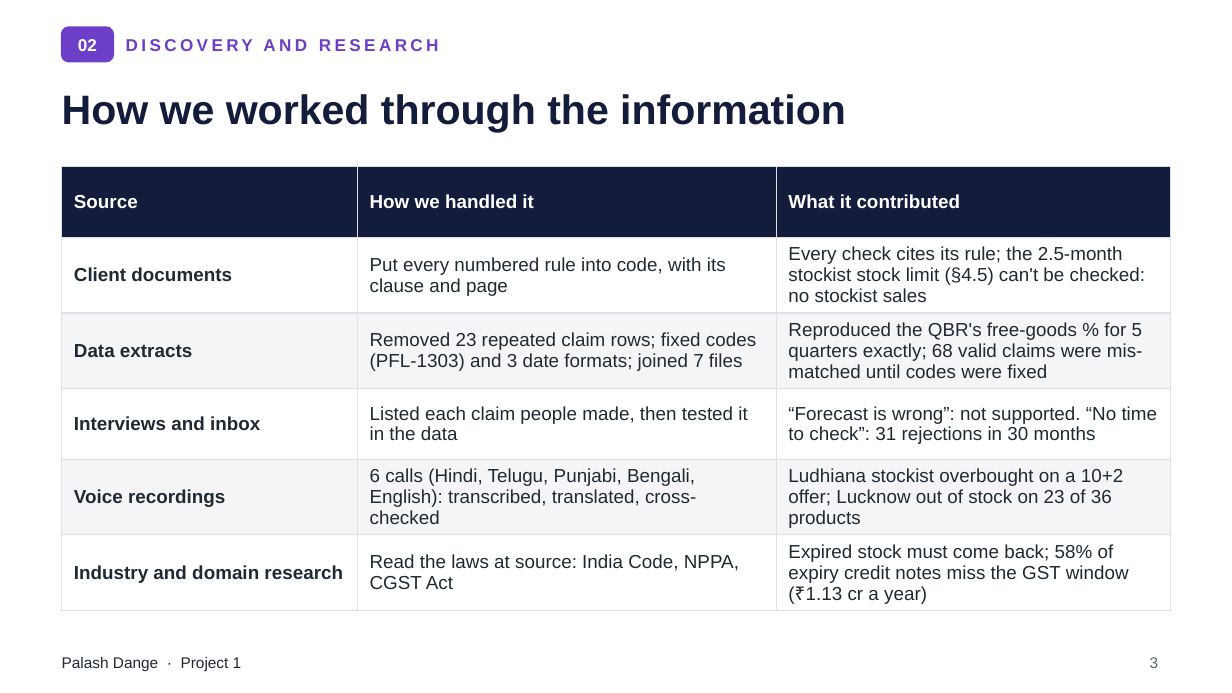
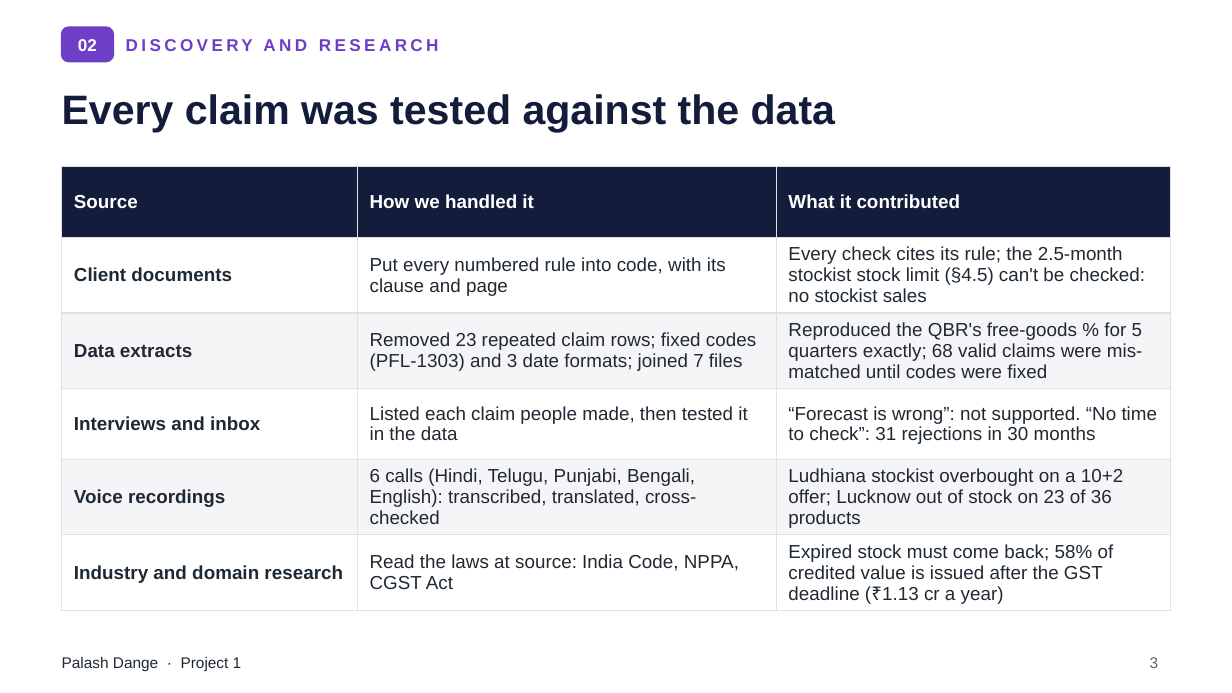
Before and after one commit to palashdange/Project_Pfizer, a slide deck: slide 3 of pfizer-channel-engagement_learner-pack/discovery/Project_Sankalp_deck.pptx. Drawn at 1232x693 pixels with LibreOffice and Linux fonts; fonts in the diff are those of the drawing. Boxes give left, top, right and bottom in pixels: in the first picture for what was removed or moved away, otherwise in the second. Text is boxed around its words. In the diff, an @@ line names an element or a change of style, - is before the commit and + after.

```diff
--- a/pfizer-channel-engagement_learner-pack/discovery/Project_Sankalp_deck.pptx
+++ b/pfizer-channel-engagement_learner-pack/discovery/Project_Sankalp_deck.pptx
@@ title at [62, 94, 835, 132]: text changed @@
-How we worked through the information
+Every claim was tested against the data
@@ table at [62, 166, 1170, 608] @@
-row 6, column 3: Expired stock must come back; 58% of expiry credit notes miss the GST window (₹1.13 cr a year)
+row 6, column 3: Expired stock must come back; 58% of credited value is issued after the GST deadline (₹1.13 cr a year)
```
Also in this commit, not shown: 7 other slides changed, 2 other files.
